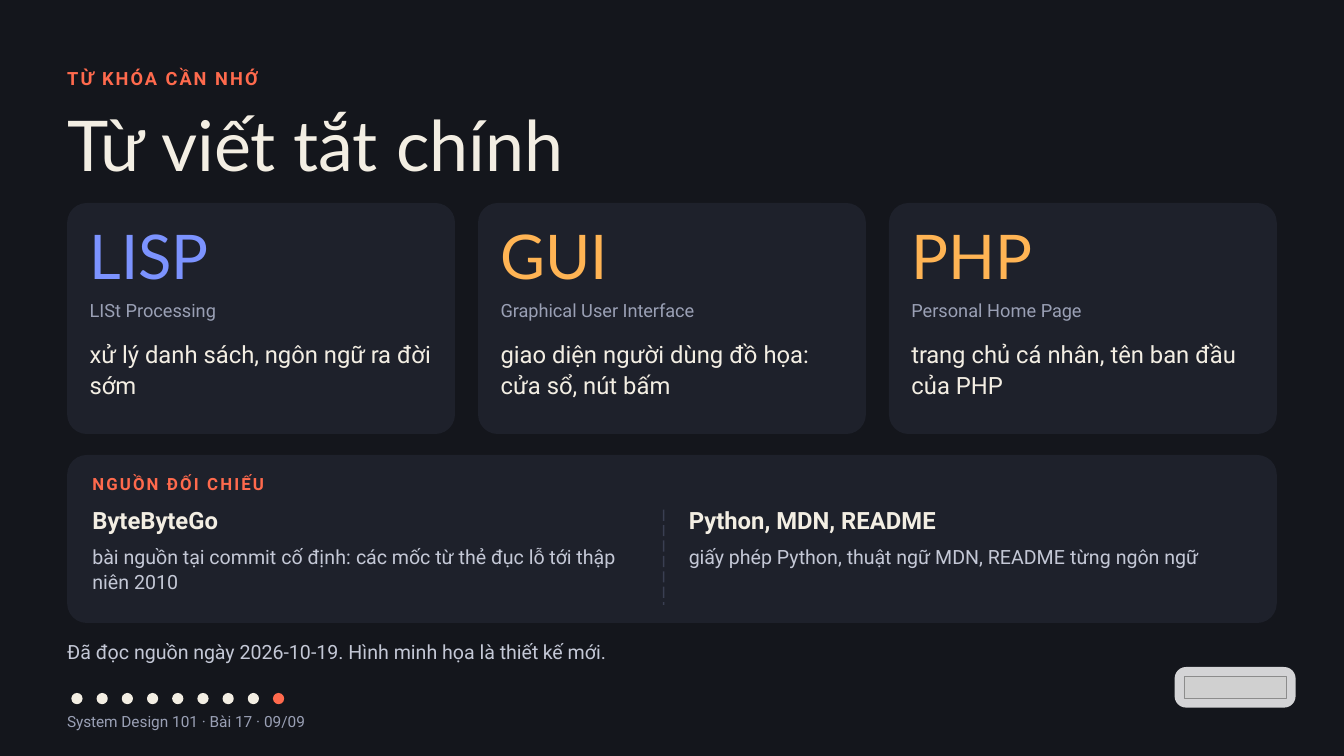
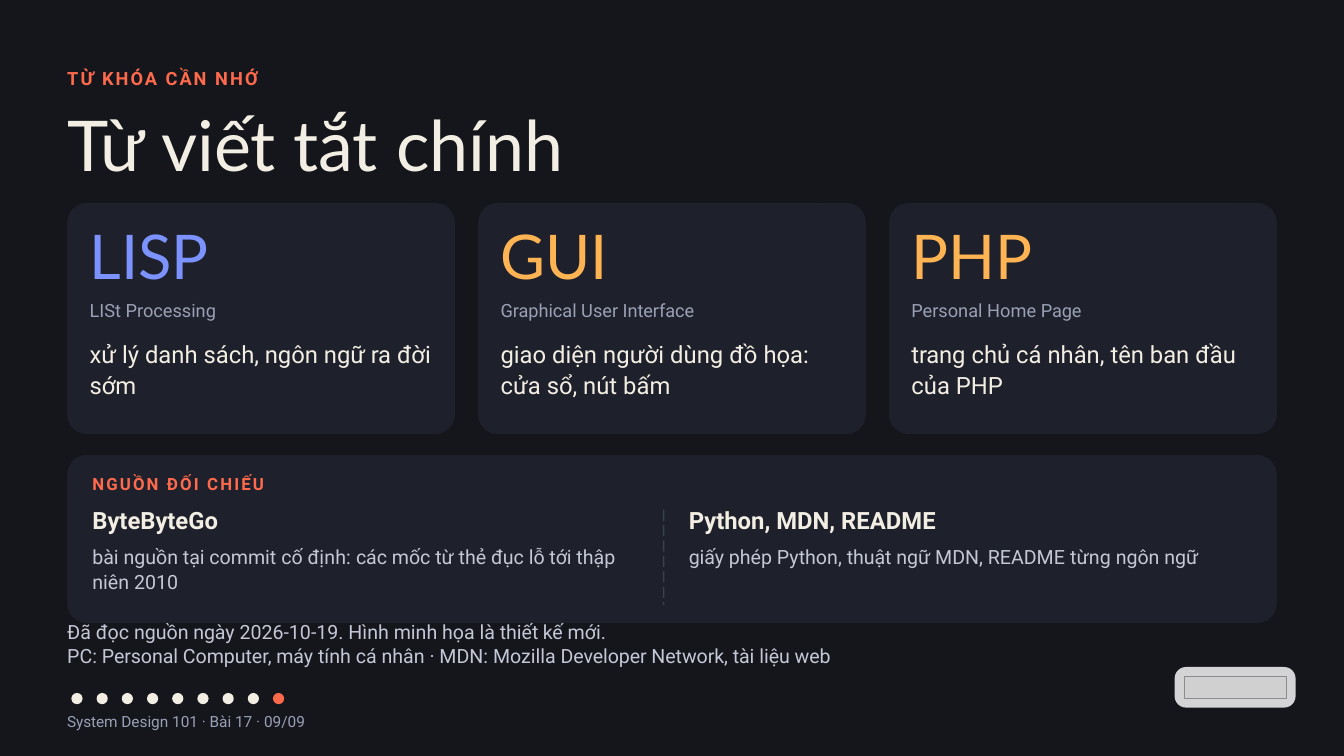
Before and after one commit to vohoailinh90/tool-marketing-studio, a slide deck: slide 9 of system-design-101/vi/lessons/sd-10-017/slides/sd-10-017.pptx. Drawn at 1344x756 pixels with LibreOffice and Linux fonts; fonts in the diff are those of the drawing; grey boxes stand for pictures. Boxes give left, top, right and bottom in pixels: in the first picture for what was removed or moved away, otherwise in the second. Text is boxed around its words. In the diff, an @@ line names an element or a change of style, - is before the commit and + after.

```diff
--- a/system-design-101/vi/lessons/sd-10-017/slides/sd-10-017.pptx
+++ b/system-design-101/vi/lessons/sd-10-017/slides/sd-10-017.pptx
@@ text "Đã đọc nguồn ngày 2026-10-19. ...": place and size @@
-text "Đã đọc nguồn ngày 2026-10-19. ..." at box(67, 643, 606, 663)
+text "Đã đọc nguồn ngày 2026-10-19. ..." at box(67, 623, 831, 667)
@@ text at box(67, 648, 831, 667): paragraph added @@
+PC: Personal Computer, máy tính cá nhân · MDN: Mozilla Developer Network, tài liệu web
```
Also in this commit, not shown: 3 other files.
